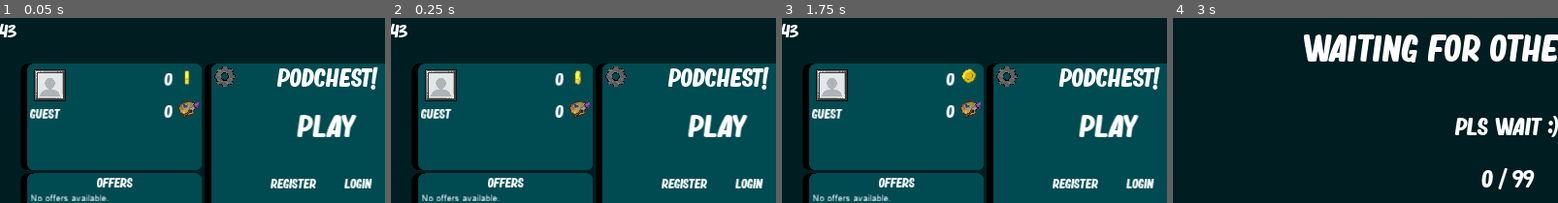
Above: before the commit, frames 1-4 (left to right).
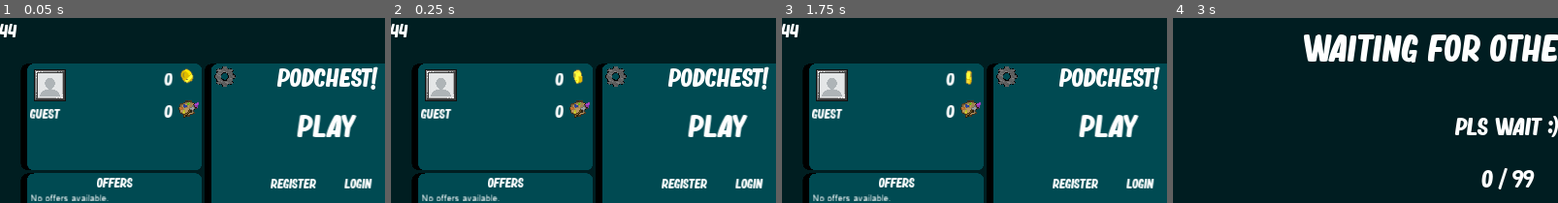
Above: after the commit, the same moments.

Repository: Ludermis/Podchest
Game: Godot game, scene res://Prefabs/Scenes/MainScene.tscn
Two runs of this game, one before a commit and one after it. Both use one fixed random seed, a clock stepped at 60 frames per second and the inputs below.
Inputs (mouse positions are % of the whole screen's width and height, from its top left):
- Up to frame 1 (0.05 s): no input
- Up to frame 2 (0.25 s): no input
- Up to frame 3 (1.75 s): click "Play" at 0.5 s; click "Main Menu" at 1.25 s
- Up to frame 4 (3 s): click "Play" at 2 s; tap Enter at 2.75 s; move the mouse to (72, 44) at 2.77 s; hold D (right) from 2.78 s (still down); click (72, 44) at 2.85 s
The pictures show only the part of the screen within x 7-57%, y 0-50%; the shares and areas given below are measured in that part.

The runs differ from the first frame. In frame 1, 0.3% of the frame differs, in the area x 2-51%, y 3-37%; in frame 2, 0.2%; in frame 3, 0.3%; in frame 4, nothing differs.

Commit message:
Lynext
Build 44

Diff:
--- a/Prefabs/Scenes/MainScene.tscn
+++ b/Prefabs/Scenes/MainScene.tscn
@@ -481,7 +481,7 @@
 position = Vector2( 411.432, 42.1931 )
 scale = Vector2( 2, 2 )
 frames = SubResource( 13 )
-frame = 7
+frame = 5
 playing = true
 
 [node name="APSprite" type="AnimatedSprite" parent="AccountPanel"]
--- a/Scripts/Global/Vars.gd
+++ b/Scripts/Global/Vars.gd
@@ -15,7 +15,7 @@
 var time : float = 0 setget ,getTime
 var objects = {}
 var ping = 9999
-var build = "43"
+var build = "44"
 var buildConfirmed = false
 var newBuildIfMineWrong
 
--- a/project.godot
+++ b/project.godot
@@ -97,13 +97,6 @@
  ]
 }
 
-[network]
-
-limits/websocket_client/max_in_buffer_kb=128
-limits/websocket_client/max_in_packets=2048
-limits/websocket_client/max_out_buffer_kb=128
-limits/websocket_client/max_out_packets=2048
-
 [rendering]
 
 quality/driver/fallback_to_gles2=true
